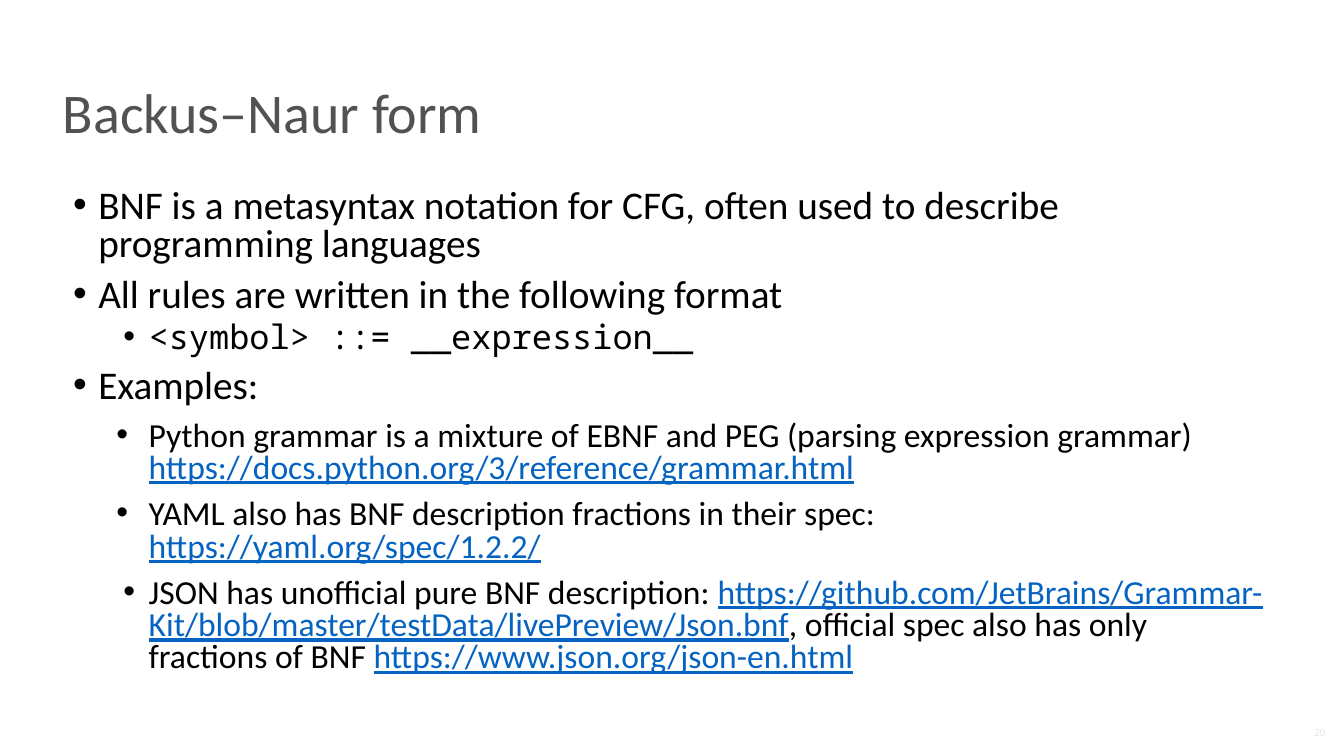
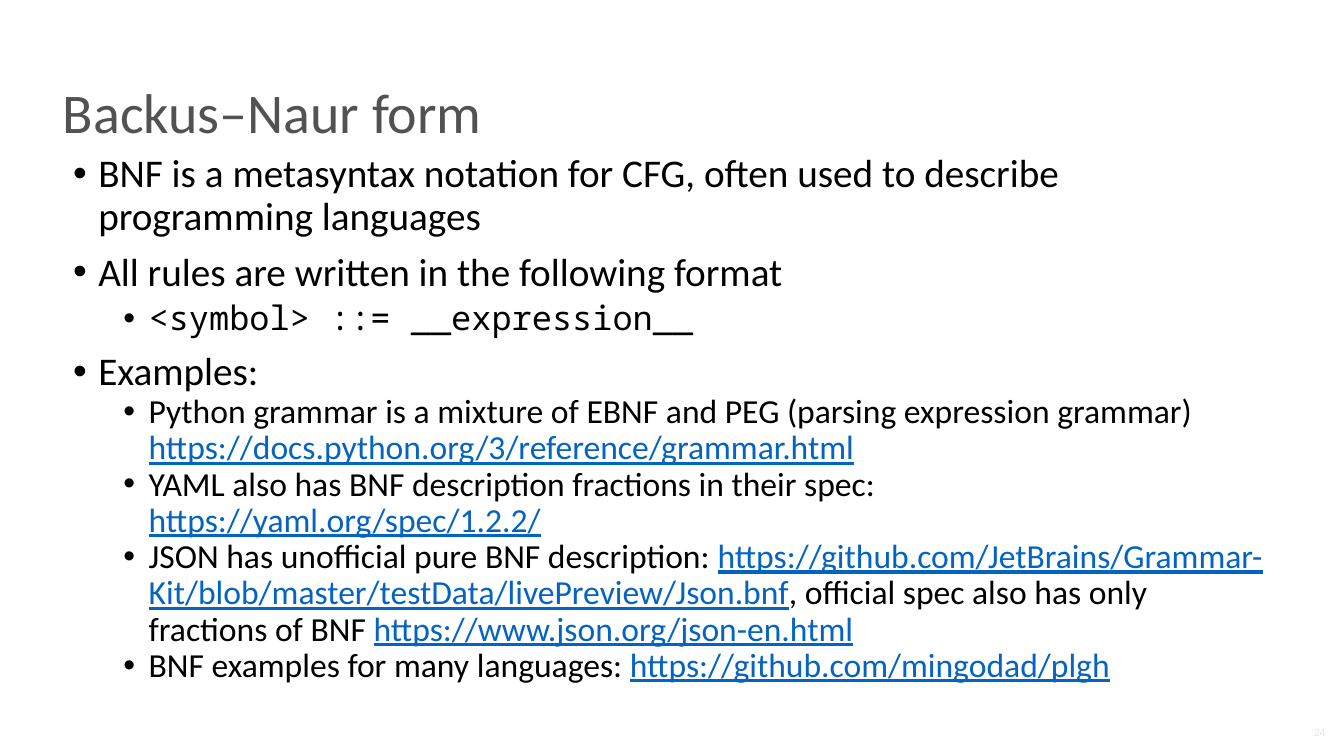
Before and after one commit to NN-complr-tech/Complr-course-lectures, a slide deck: slide 24 of 02-Frontend.pptx (slide 20 before the commit). Drawn at 1344x756 pixels with LibreOffice and Linux fonts; fonts in the diff are those of the drawing. Boxes give left, top, right and bottom in pixels: in the first picture for what was removed or moved away, otherwise in the second. Text is boxed around its words. In the diff, an @@ line names an element or a change of style, - is before the commit and + after.

```diff
--- a/02-Frontend.pptx
+++ b/02-Frontend.pptx
@@ text "BNF is a metasyntax notation ...": place and size @@
-text "BNF is a metasyntax notation ..." at <box>98,191,1263,674</box>
+text "BNF is a metasyntax notation ..." at <box>98,159,1263,683</box>
@@ text at <box>98,159,1263,647</box>: line spacing 0.8 to 0.9; indent changed; less space between paragraphs @@
@@ text at <box>149,653,1110,683</box>: paragraph added @@
+  • BNF examples for many languages: https://github.com/mingodad/plgh
```
Also in this commit, not shown: 19 other slides changed, 9 slides added.
